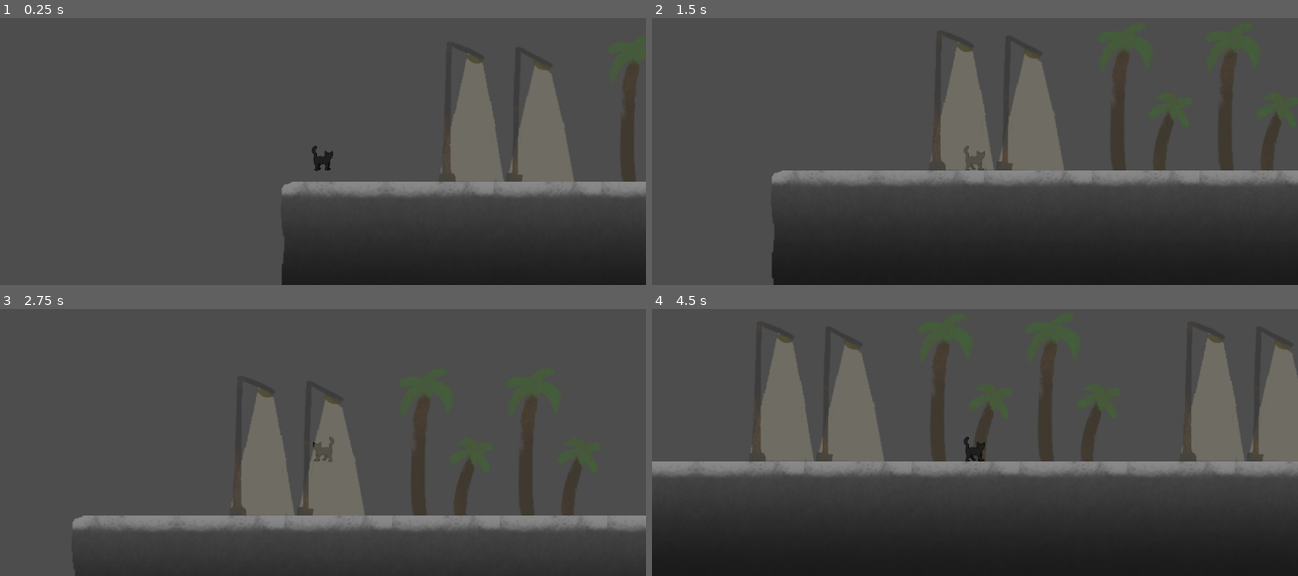
Above: before the commit, frames 1-4 (two rows, left to right).
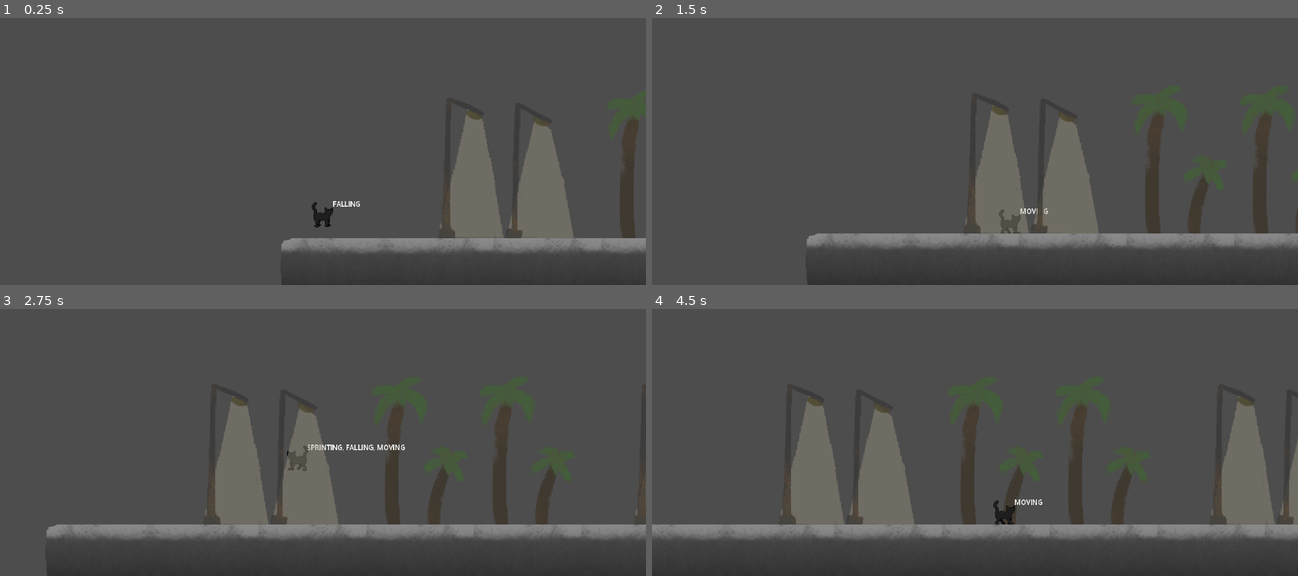
Above: after the commit, the same moments.

Repository: Somebud0180/Carreon
Game: Godot game, scene res://scenes/game.tscn
Two runs of this game, one before a commit and one after it. Both use one fixed random seed, a clock stepped at 60 frames per second and the inputs below. The engine's default icon, where the game draws it, is replaced by a stand-in: a white triangle on a blue panel in a dark square.
Inputs:
- Up to frame 1 (0.25 s): no input
- Up to frame 2 (1.5 s): tap Enter at 0.5 s; hold Shift (sprint) 0.53-1.28 s; hold Right (move_right) from 0.53 s (still down); tap Space (jump) at 0.77, 0.8, 1.07, 1.35 s
- Up to frame 3 (2.75 s): tap Space (jump) at 1.52, 1.82, 2.3 s; tap Shift (sprint) at 1.55 s; release Right (move_right) at 2.03 s; hold Left (move_left) from 2.03 s (still down); hold Shift (sprint) from 2.03 s (still down)
- Up to frame 4 (4.5 s): release Left (move_left) at 2.78 s; release Shift (sprint) at 2.78 s; hold Right (move_right) 2.78-4.28 s; tap Alt at 2.85 s; tap Space (jump) at 3.02, 3.32, 3.77, 3.8, 4.07, 4.35 s; tap Shift (sprint) at 3.05 s; hold Shift (sprint) 3.53-4.28 s; hold Left (move_left) from 4.28 s (still down)

The runs differ from the first frame. In frame 1, 20% of the frame differs, in the area x 43-100%, y 13-100%; in frame 2, 33%; in frame 3, 17%; in frame 4, 44%, in the area x 0-100%, y 9-100%.

Commit message:
Fixed player coyote time, adjusted the frames and improved the code cleanliness/documentation

Diff:
--- a/project.godot
+++ b/project.godot
@@ -48,3 +48,9 @@
 [physics]
 
 2d/default_gravity=1200.0
+
+[rendering]
+
+textures/canvas_textures/default_texture_filter=0
+2d/snap/snap_2d_transforms_to_pixel=true
+2d/snap/snap_2d_vertices_to_pixel=true
--- a/scenes/gaff.tscn
+++ b/scenes/gaff.tscn
@@ -54,16 +54,26 @@
 sprite_frames = SubResource("SpriteFrames_ev80e")
 animation = &"walk"
 autoplay = "default"
-frame_progress = 0.9251459
 
 [node name="CollisionShape2D" type="CollisionShape2D" parent="." unique_id=1207986143]
 position = Vector2(0, 6)
 shape = SubResource("RectangleShape2D_nolhe")
 
 [node name="Camera2D" type="Camera2D" parent="." unique_id=1094915614]
-offset = Vector2(0, -64)
+offset = Vector2(0, -96)
 zoom = Vector2(1.5, 1.5)
+position_smoothing_enabled = true
+drag_vertical_enabled = true
+drag_top_margin = 0.5
 
 [node name="CoyoteTimer" type="Timer" parent="." unique_id=1877702300]
 
+[node name="Label" type="Label" parent="." unique_id=1753553537]
+offset_left = 47.0
+offset_top = -72.0
+offset_right = 87.0
+offset_bottom = -49.0
+theme_override_font_sizes/font_size = 32
+text = "Standing"
+
 [connection signal="timeout" from="CoyoteTimer" to="." method="_on_coyote_timer_timeout"]
--- a/scripts/gaff.gd
+++ b/scripts/gaff.gd
@@ -1,7 +1,12 @@
 class_name Player
 extends CharacterBody2D
 
+@warning_ignore("unused_signal")
 signal kill_player
+
+# Debug Variables
+enum DEBUG_STATES { STANDING, MOVING, SPRINTING, JUMPING, COYOTE, FALLING }
+var debug_state = []
 
 # Player Constants
 const SPEED = 150.0
@@ -15,9 +20,10 @@
 const AIR_FRICTION = 100
 
 # Juice Constants
-const TURN_SPEED = 400   # How fast player snaps to the opposite direction
-const AIR_TURN_SPEED = 600   # How fast player snaps to the opposite direction
-const COYOTE_FRAMES = 6
+const TURN_SPEED = 400      # How fast player snaps to the opposite direction
+const AIR_TURN_SPEED = 600  # How fast player snaps to the opposite direction in the air
+const COYOTE_FRAMES = 7          # How long the player can jump after leaving the floor
+const SPRINT_COYOTE_FRAMES = 12  # How long the player can jump after leaving the floor while sprinting
 
 var is_jumping = false
 var is_sprinting = false
@@ -26,29 +32,40 @@
 var spawn_point = Vector2(0, 0)
 
 func _ready() -> void:
+	$Label.visible = true
 	$CoyoteTimer.wait_time = COYOTE_FRAMES / 60.0
 	spawn_point = position
 
 func _physics_process(delta: float) -> void:
+	debug_state.clear()
+
 	# Add the gravity.
-	if not is_on_floor():
+	if !is_on_floor():
+		# Handle coyote time.
+		if was_on_floor and !is_jumping:
+			is_coyote_time = true
+			$CoyoteTimer.start()
+
+		# Apply gravity
 		velocity += get_gravity() * delta
-
-	# Handle coyote time.
-	if !is_on_floor() and was_on_floor and !is_jumping:
-		is_coyote_time = true
-		$CoyoteTimer.start()
+	else:
+		# Reset jump
+		is_jumping = false
 
 	# Handle jump.
 	if Input.is_action_just_pressed("jump") and (is_on_floor() or is_coyote_time):
 		velocity.y = JUMP_VELOCITY
 		is_jumping = true
+		is_coyote_time = false
 
 	# Handle sprint.
 	if Input.is_action_pressed("sprint"):
+		debug_state.append(DEBUG_STATES.SPRINTING)
 		is_sprinting = true
+		$CoyoteTimer.wait_time = SPRINT_COYOTE_FRAMES / 60.0
 	else:
 		is_sprinting = false
+		$CoyoteTimer.wait_time = COYOTE_FRAMES / 60.0
 
 	# Get the input direction and handle the movement/deceleration.
 	var direction := Input.get_axis("move_left", "move_right")
@@ -66,8 +83,24 @@
 		var current_friction = AIR_FRICTION if !is_on_floor() else FRICTION
 		velocity.x = move_toward(velocity.x, 0, current_friction * delta)
 
+	if is_coyote_time:
+		debug_state.append(DEBUG_STATES.COYOTE)
+
+	if velocity.y < 0:
+		debug_state.append(DEBUG_STATES.JUMPING)
+	elif velocity.y > 0:
+		debug_state.append(DEBUG_STATES.FALLING)
+
+	if velocity.x != 0:
+		debug_state.append(DEBUG_STATES.MOVING)
+	elif velocity == Vector2(0, 0):
+		debug_state.append(DEBUG_STATES.STANDING)
+
+	was_on_floor = is_on_floor()
 	move_and_slide()
-	was_on_floor = is_on_floor()
+
+	var names := debug_state.map(func(s): return DEBUG_STATES.find_key(s))
+	$Label.text = ", ".join(names)
 
 func _process(_delta: float) -> void:
 	if velocity.x > 0:
